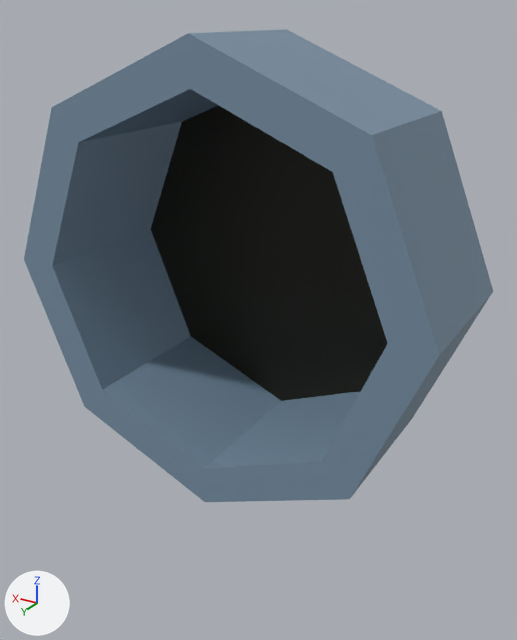
The FBX model Assets/UI/item canvas.fbx, before and after one commit.
Rendered twice from a 50 mm lens placed at (-2.38, 6.28, 9.77), pointed at (0.85, 0.9, 7.08). The axes (+X, +Y, +Z) are drawn at lower left. The lights are the same throughout. Where no turn or scale is listed for an object, it has been applied to the vertices.

The scene before the commit, as lines of its bpy script (objects in view):
```python
me_circle_003 = bpy.data.meshes.new('Circle.003')
me_circle_003.from_pydata(...)  # 32 vertices, 25 faces; spans x -2.17..2.17, y 0.0..1.54, z -2.17..2.17
me_circle_003.materials.append(mat_material_002)  # picture img_colorpalette_png
ob_circle_002 = bpy.data.objects.new('Circle.002', me_circle_003)
ob_circle_002.location = (1.09, 0.0, 7.46)
```
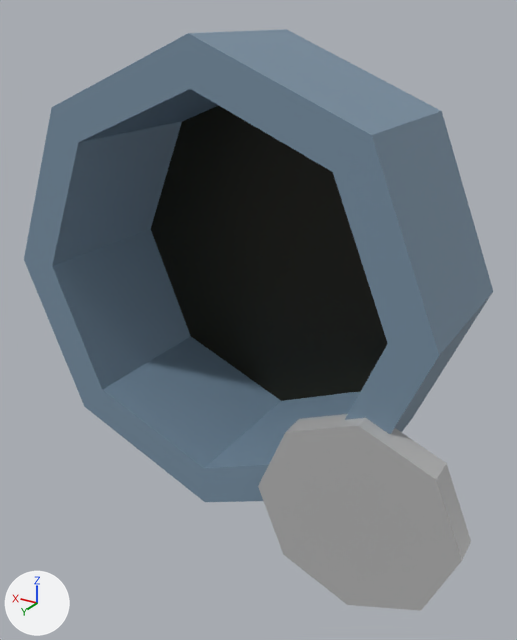
What the commit changed:
me_circle_003 is used by ob_circle_002; location (1.09, 0.0, 7.46).
me_circle_003 had 32 vertices, 25 faces and spanned x -2.17..2.17, y 0.0..1.54, z -2.17..2.17.
me_circle_003 now has 48 vertices, 35 faces and spans x -2.56..2.17, y 0.0..1.68, z -2.55..2.17.
me_circle_003 part 1: a new loose piece, an 8-sided cylinder along y spanning x -2.56..-0.7, y 1.43..1.68, z -2.55..-0.69, in mat_material_002 (picture img_colorpalette_png).

Where the change shows, as pixel boxes [x1, y1, x2, y2] in the pictures (517 x 640 px):
'Circle.002', reshaped (23% taller)
    before: [24, 29, 493, 502]
    after: [24, 29, 493, 611]
part 1 of me_circle_003, added
    after: [258, 414, 471, 611]
